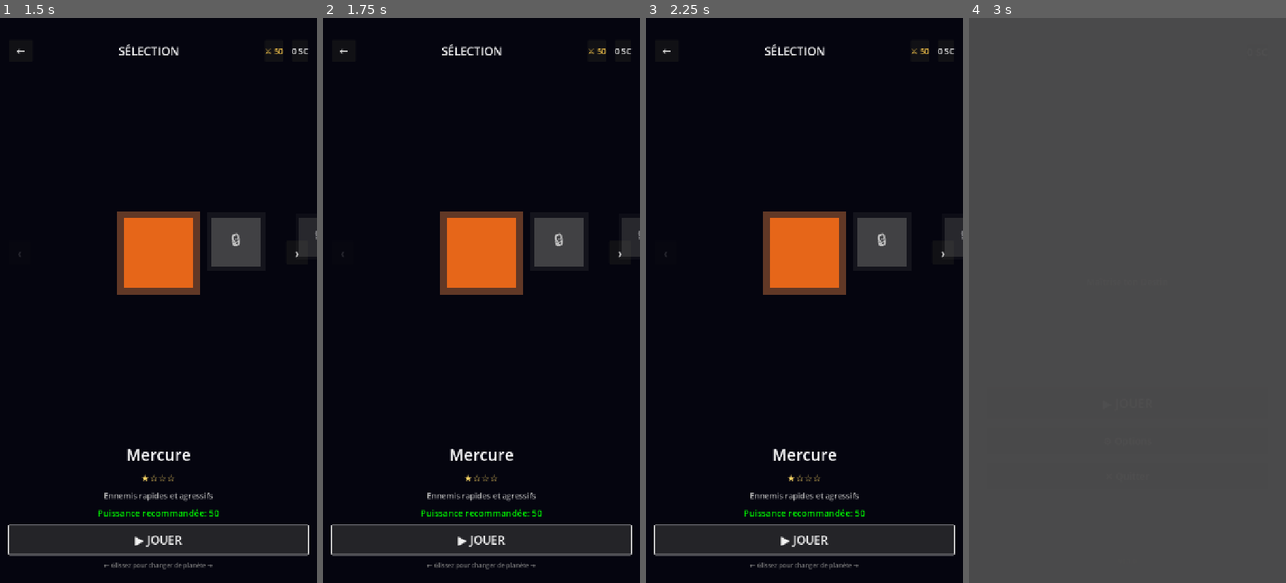
Above: before the commit, frames 1-4 (left to right).
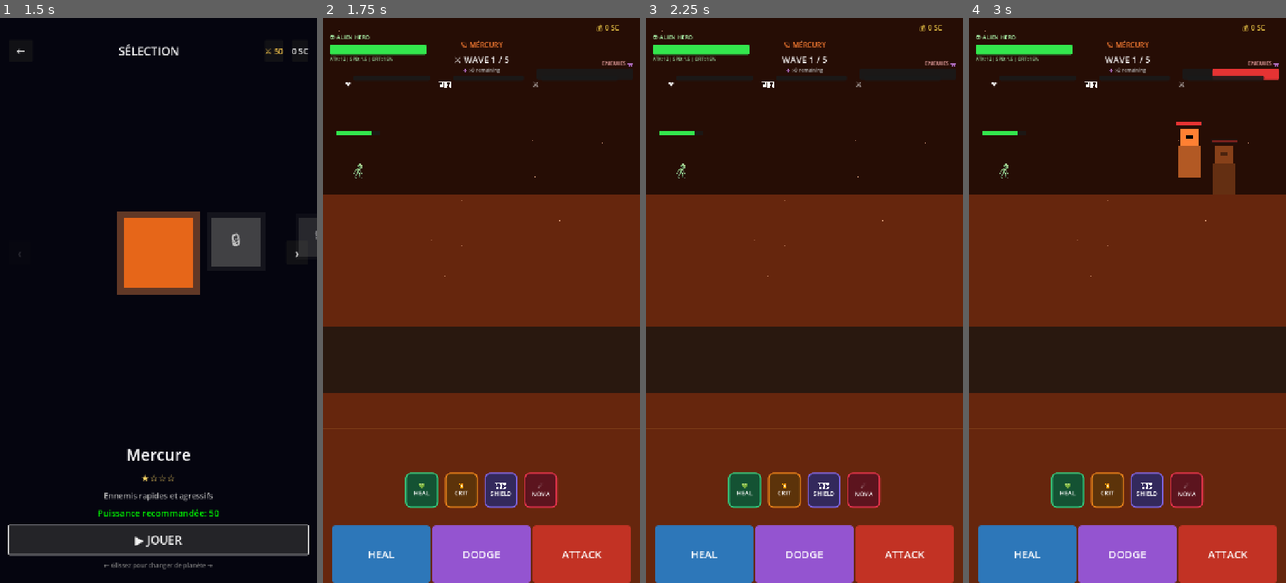
Above: after the commit, the same moments.

Repository: toms-beatz/the-click-of-fate
Game: Godot game, scene res://scenes/ui/main_menu.tscn
Same seed, same stepped clock (60 frames per second), same inputs: the game is played once before the commit and once after it.
Inputs (mouse positions are in pixels of both pictures, inside the frame that each line leads up to):
- Up to frame 1 (1.5 s): click "▶ JOUER" at 0.5 s; click "▶ JOUER" at 1.25 s
- Up to frame 2 (1.75 s): no input
- Up to frame 3 (2.25 s): click (804, 537) at 2 s, where only the run before the commit has a clickable "▶ JOUER"
- Up to frame 4 (3 s): click (991, 51) at 2.75 s, where only the run before the commit has a clickable "←"

Frame 1 is identical in both runs. In frame 2, 99% of the frame differs, in the area x 0-100%, y 0-100%; in frame 3, 99%; in frame 4, 100%.

Commit message:
ajout menu avec premier niveau

Diff:
--- a/scenes/game_combat_scene.gd
+++ b/scenes/game_combat_scene.gd
@@ -115,6 +115,10 @@
 
 
 func _ready() -> void:
+	# Charger la planète sélectionnée depuis le SaveManager
+	if SaveManager:
+		current_planet = SaveManager.get_current_planet()
+
 	_setup_background()
 	_setup_combat_zone()
 	_setup_systems()
@@ -1452,6 +1456,15 @@
 		next_btn.pressed.connect(_on_next_planet_pressed)
 		vbox.add_child(next_btn)
 
+	# Bouton MENU - Retour au menu principal
+	var menu_btn := Button.new()
+	menu_btn.text = "MENU"
+	menu_btn.custom_minimum_size = Vector2(200, 55)
+	menu_btn.size_flags_horizontal = Control.SIZE_SHRINK_CENTER
+	menu_btn.add_theme_font_size_override("font_size", 20)
+	menu_btn.pressed.connect(_on_menu_pressed)
+	vbox.add_child(menu_btn)
+
 	print("[GameOver] Screen created, buttons should be clickable")
 
 
@@ -1516,4 +1529,11 @@
 func _on_next_planet_pressed() -> void:
 	print("[NEXT] Button pressed!")
 	current_planet = mini(current_planet + 1, 3)
+	if SaveManager:
+		SaveManager.advance_planet()
 	get_tree().reload_current_scene()
+
+
+func _on_menu_pressed() -> void:
+	print("[MENU] Button pressed!")
+	get_tree().change_scene_to_file("res://scenes/ui/main_menu.tscn")
--- a/scripts/ui/level_select.gd
+++ b/scripts/ui/level_select.gd
@@ -27,8 +27,7 @@
 
 ## Scènes
 const MAIN_MENU_SCENE := "res://scenes/ui/main_menu.tscn"
-## TODO: Sera défini après le merge du gameplay
-## const COMBAT_SCENE := "res://scenes/combat_scene.tscn"
+const COMBAT_SCENE := "res://scenes/game_combat_scene.tscn"
 
 ## Données des planètes
 const PLANETS_INFO := [
@@ -363,9 +362,8 @@
 	await get_tree().create_timer(0.2).timeout
 	planet_selected.emit(current_index)
 
-	# TODO: Charger la scène de combat après merge du gameplay
-	# get_tree().change_scene_to_file(COMBAT_SCENE)
-	print("[LevelSelect] Planète sélectionnée: %s (index %d) - En attente du gameplay" % [PLANETS_INFO[current_index]["name"], current_index])
+	# Charger la scène de combat
+	get_tree().change_scene_to_file(COMBAT_SCENE)
 
 
 func _on_back_pressed() -> void:
